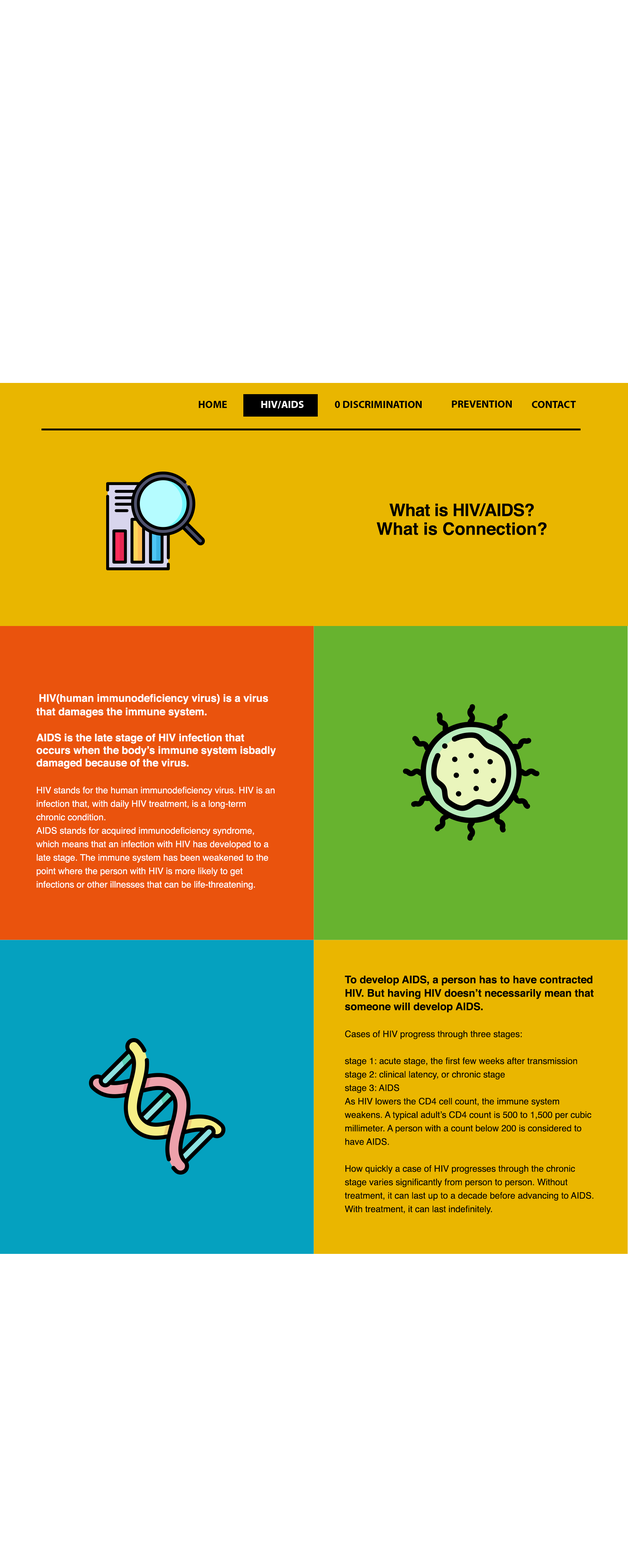
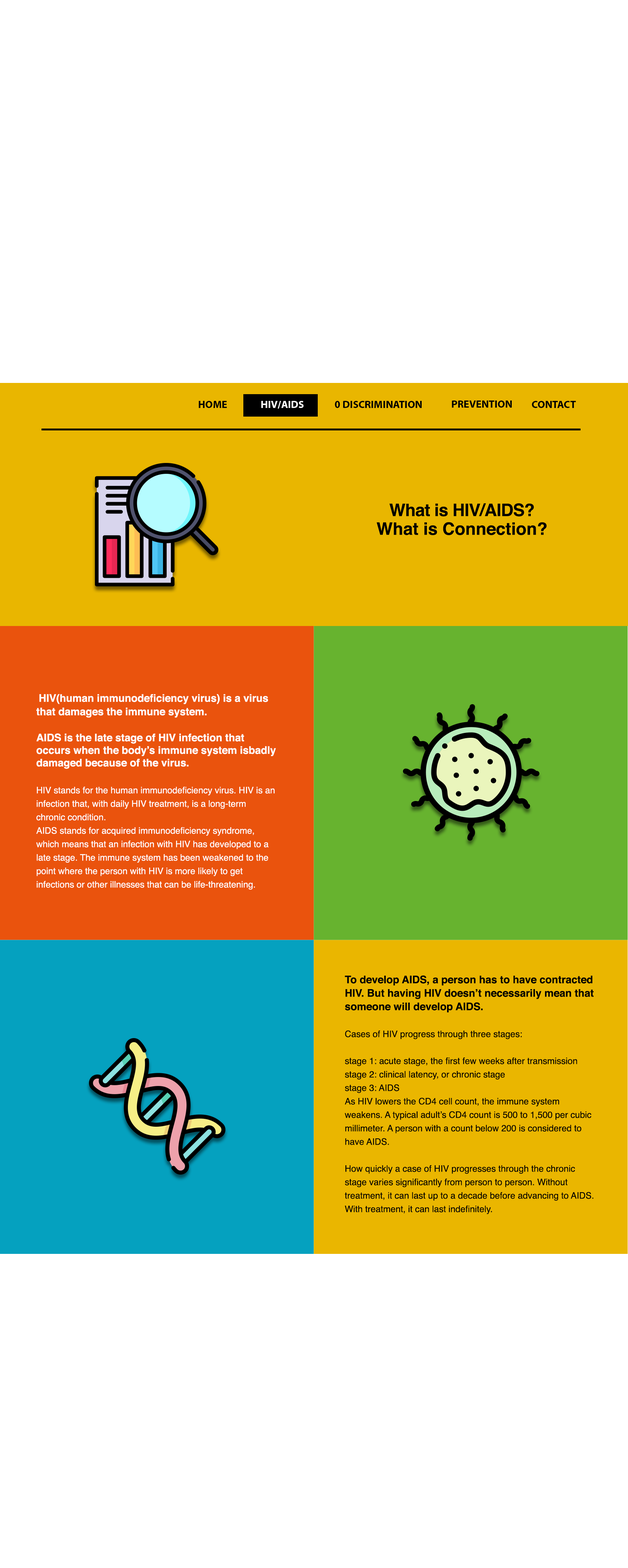
Layer changes from the first 628 × 1568 image to the second:
added group "text" with 3 layers in group "Artboard 1" over [86, 502, 543, 1181]
renamed "result" to "search", painted on it over [94, 462, 219, 587]
